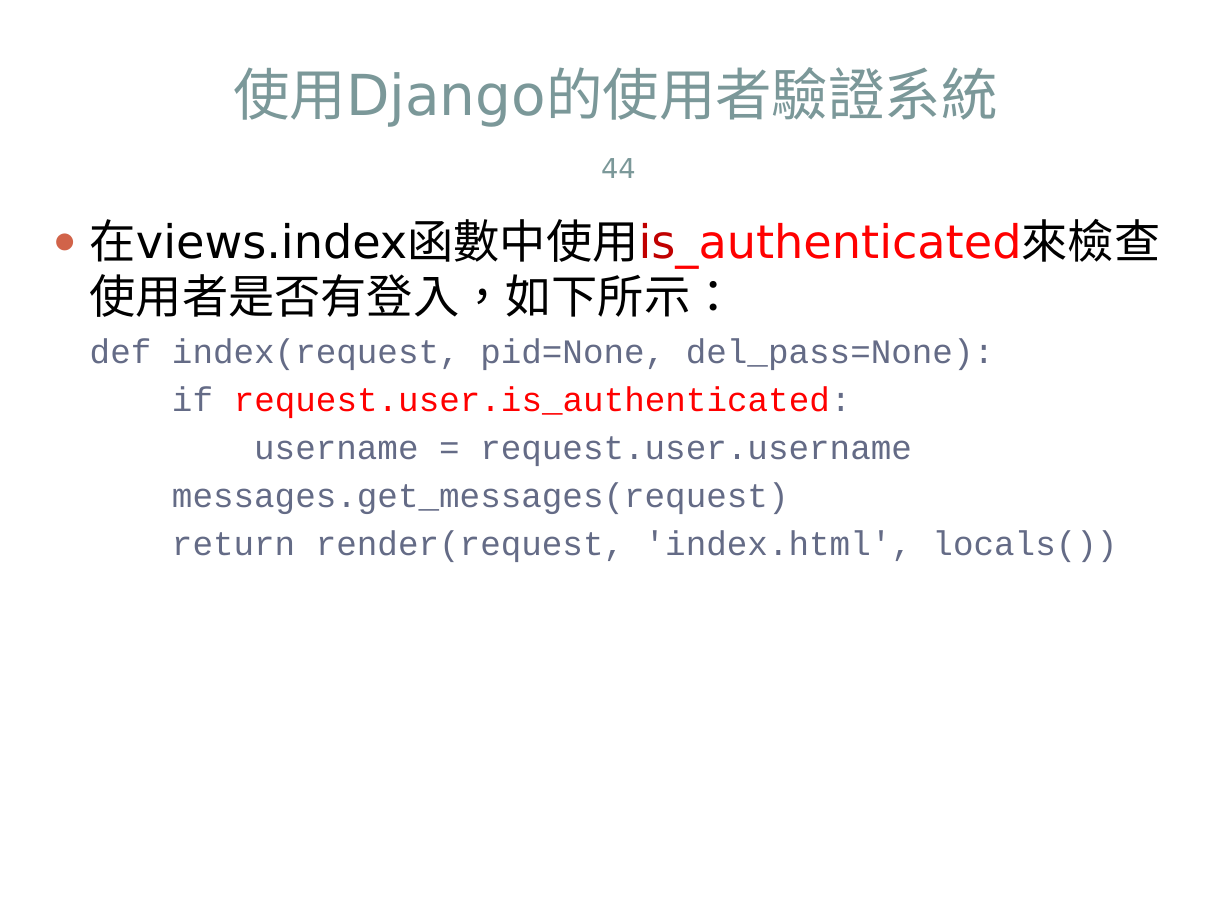
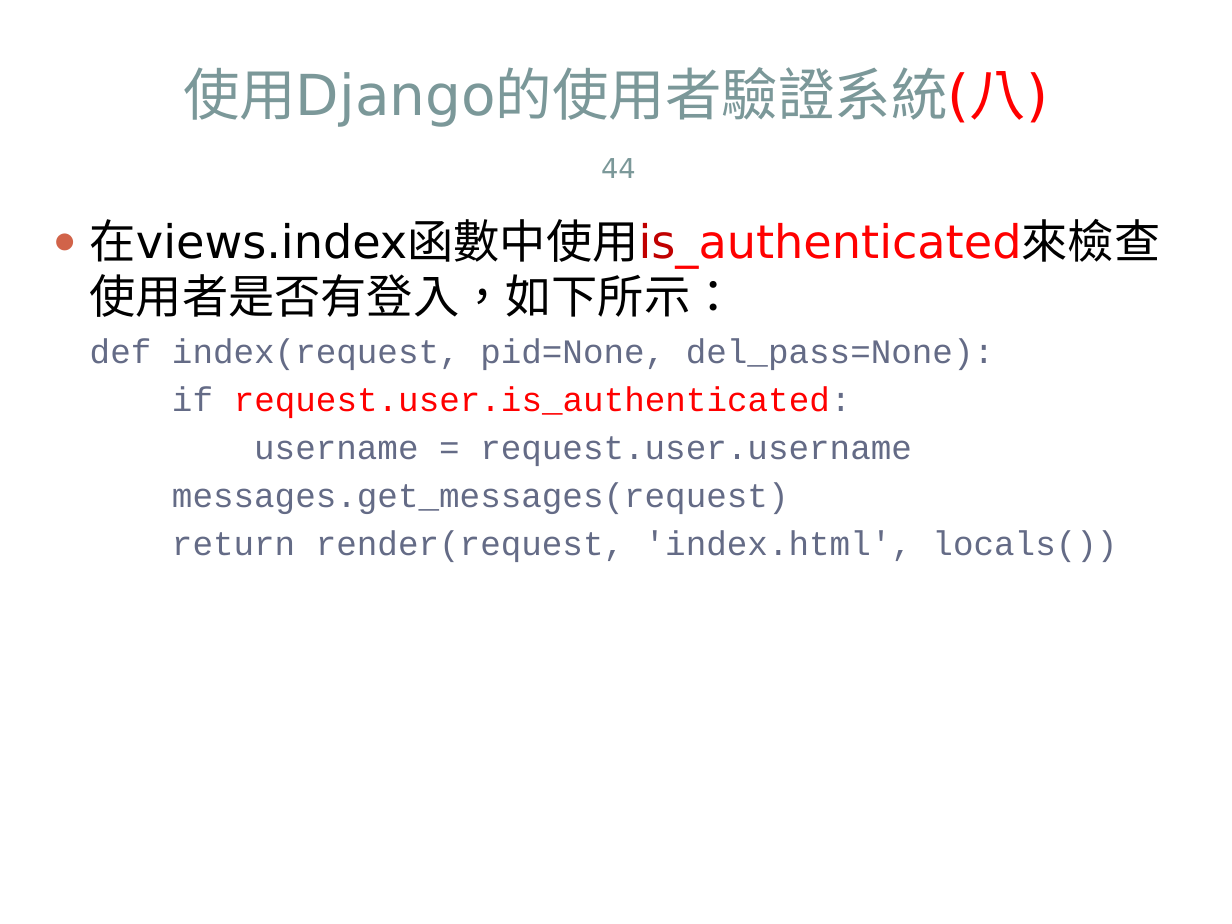
Before and after one commit to jacktea88/406django, a slide deck: slide 44 of ch09/Django4-ch09.pptx. Drawn at 1232x924 pixels with LibreOffice and Linux fonts; fonts in the diff are those of the drawing. Boxes give left, top, right and bottom in pixels: in the first picture for what was removed or moved away, otherwise in the second. Text is boxed around its words. In the diff, an @@ line names an element or a change of style, - is before the commit and + after.

```diff
--- a/ch09/Django4-ch09.pptx
+++ b/ch09/Django4-ch09.pptx
@@ title at (x1=183, y1=67, x2=1048, y2=127): text changed @@
-使用Django的使用者驗證系統
+使用Django的使用者驗證系統(八)
```
Also in this commit, not shown: 22 other slides changed, 5 other files.
